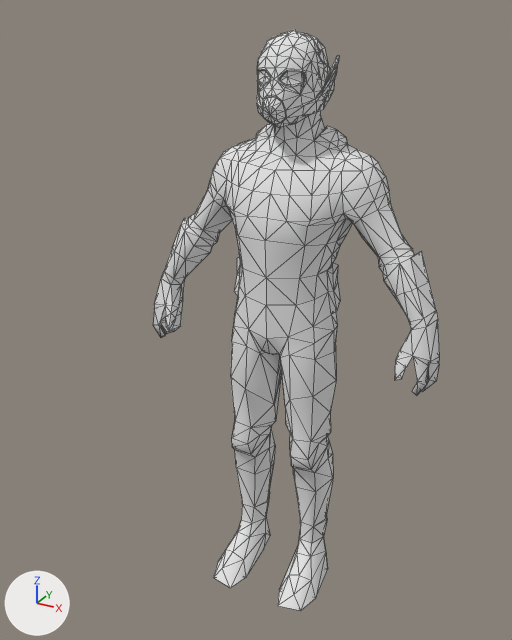
One commit to the OBJ model app/src/main/assets/models/antman.obj: the scene before it, then after it.
Rendered twice from a 50 mm camera at (2.29, -2.29, 4.68) aimed at (-0.07, 2.01, 2.53). The lights are fixed; the arrows at lower left show +X, +Y and +Z. Mesh edges are drawn as thin lines. Where no turn or scale is listed for an object, it has been applied to the vertices.

Objects in the first picture: 'Marvel_Antman_Free_3D_Model.001'.
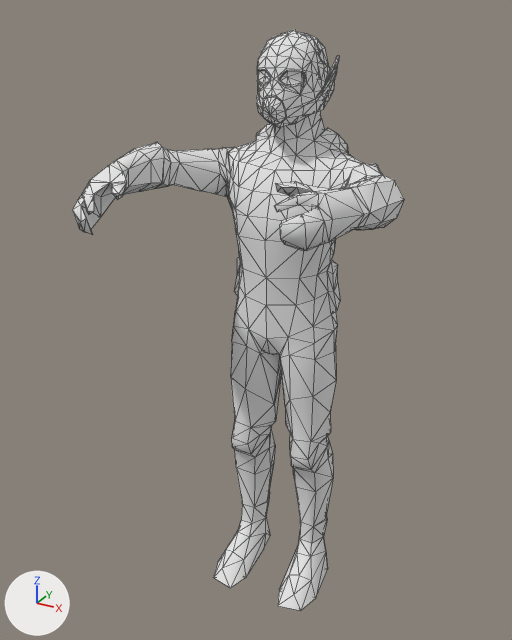
Pixel boxes [x1, y1, x2, y2] of what changed, in the pictures (512 x 640 px; the box of a moved part takes in the faces that stretch with it):
'Marvel_Antman_Free_3D_Model.001', reshaped (15% wider): before [153, 29, 440, 611]; after [73, 29, 404, 611]
part 1 of me_marvel_antman_free_3d_model_001, moved or reshaped: before [153, 126, 440, 395]; after [73, 128, 404, 291]
part 2 of me_marvel_antman_free_3d_model_001, shading changed: [213, 29, 340, 611] in both

Diff of the bpy script that builds the scene:
```diff
--- a/app/src/main/assets/models/antman.obj.py
+++ b/app/src/main/assets/models/antman.obj.py
@@ me_marvel_antman_free_3d_model_001 @@
 # used by ob_marvel_antman_free_3d_model_001
-me_marvel_antman_free_3d_model_001.from_pydata(...)  # 941 vertices, 1858 faces; spans x -1.23..1.23, y 1.79..2.88, z 0.01..4.55
+me_marvel_antman_free_3d_model_001.from_pydata(...)  # 941 vertices, 1858 faces; spans x -1.01..0.99, y 0.97..2.88, z 0.01..4.55
+# me_marvel_antman_free_3d_model_001 part 1: 292 of 941 vertices moved; they spanned x -1.23..1.23, y 2.07..2.85, z 2.05..3.9 and now span x -1.01..0.99, y 0.97..2.84, z 2.89..3.88; mean shift (-0.01, -0.48, 0.55); largest move (1.14, 2.4, 2.05) -> (0.63, 1.0, 3.62)
+# me_marvel_antman_free_3d_model_001 part 2: edges marked sharp go from 817 to 815
 me_marvel_antman_free_3d_model_001.materials.append(mat_02___default_002)
```
